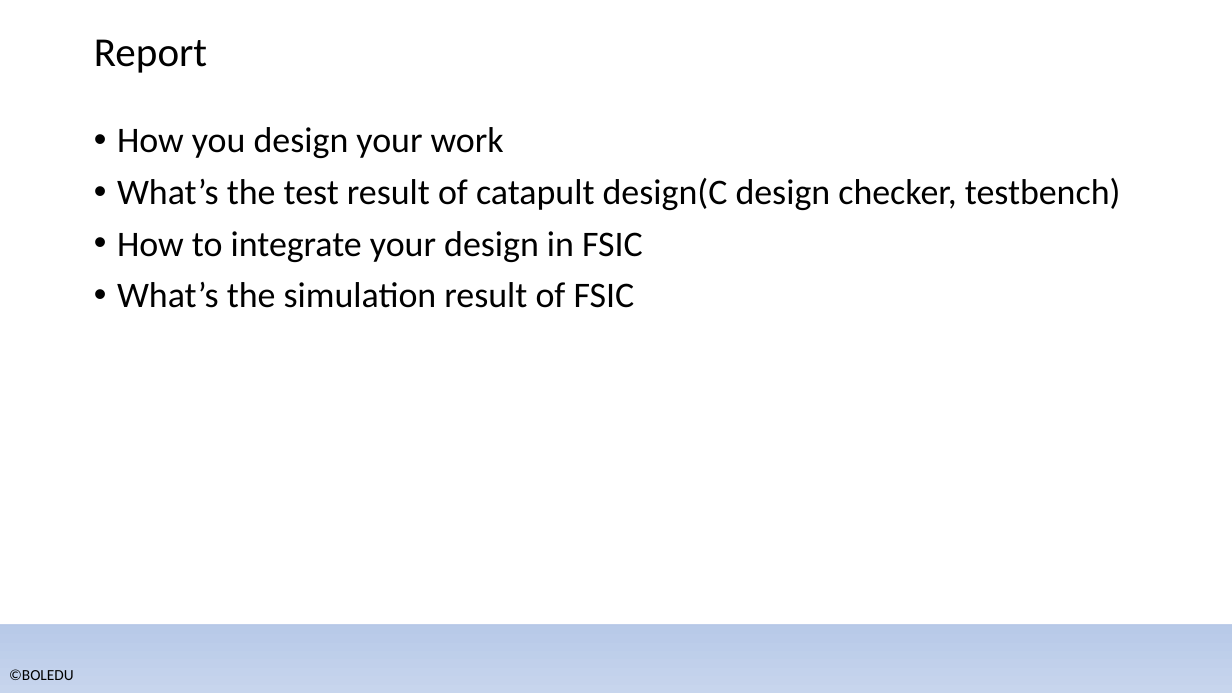
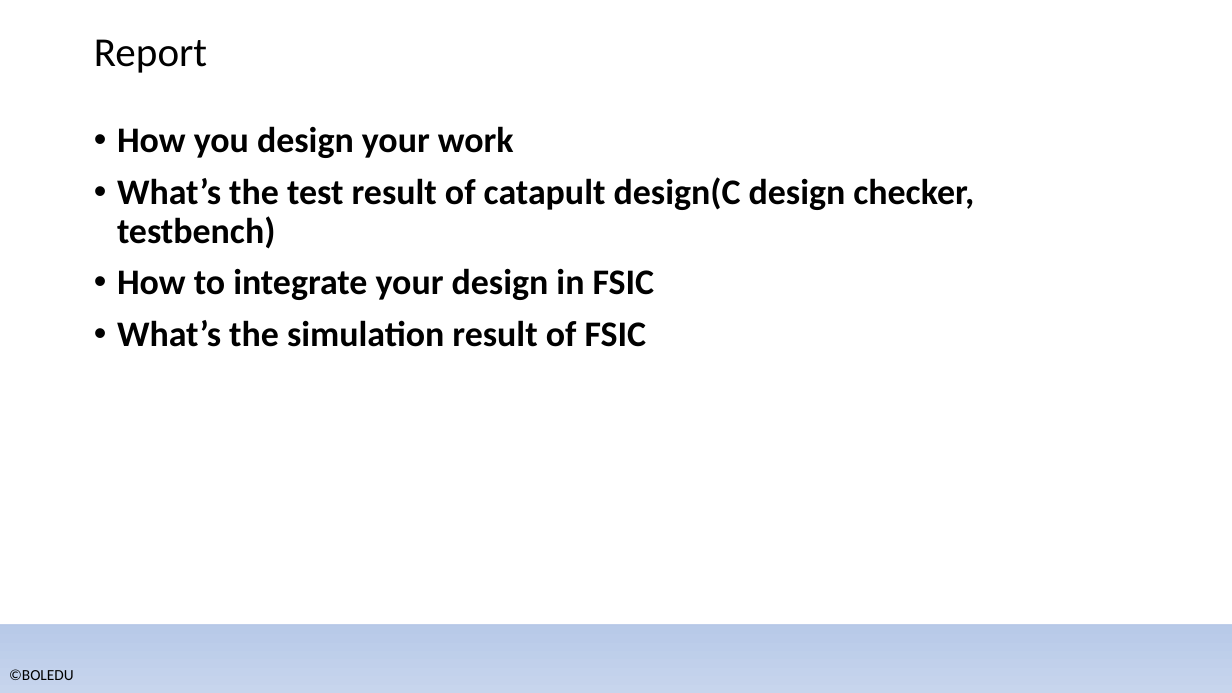
Before and after one commit to bol-edu/caravel-soc_fpga-lab, a slide deck: slide 16 of catapult_hls/lab_catapult_workbook.pptx (slide 15 before the commit). Drawn at 1232x693 pixels with LibreOffice and Linux fonts; fonts in the diff are those of the drawing; background and template pictures are left out. Boxes give left, top, right and bottom in pixels: in the first picture for what was removed or moved away, otherwise in the second. Text is boxed around its words. In the diff, an @@ line names an element or a change of style, - is before the commit and + after.

```diff
--- a/catapult_hls/lab_catapult_workbook.pptx
+++ b/catapult_hls/lab_catapult_workbook.pptx
@@ text "How you design your work" at (117,126,974,347): bold on @@
```
Also in this commit, not shown: 5 other slides changed, 1 slide added, 1 other file.
